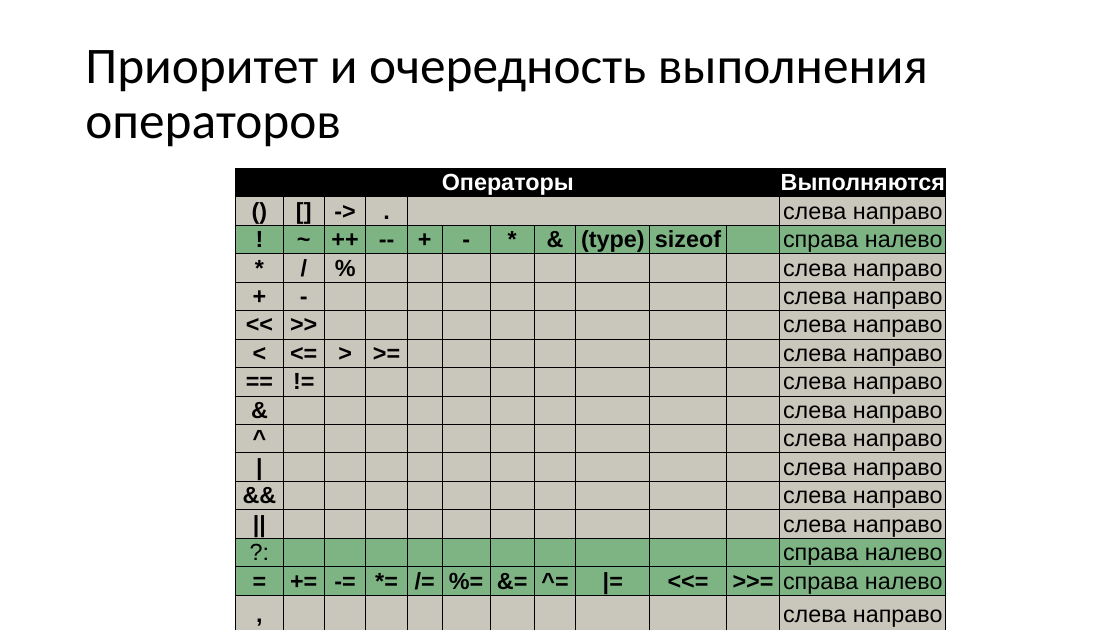
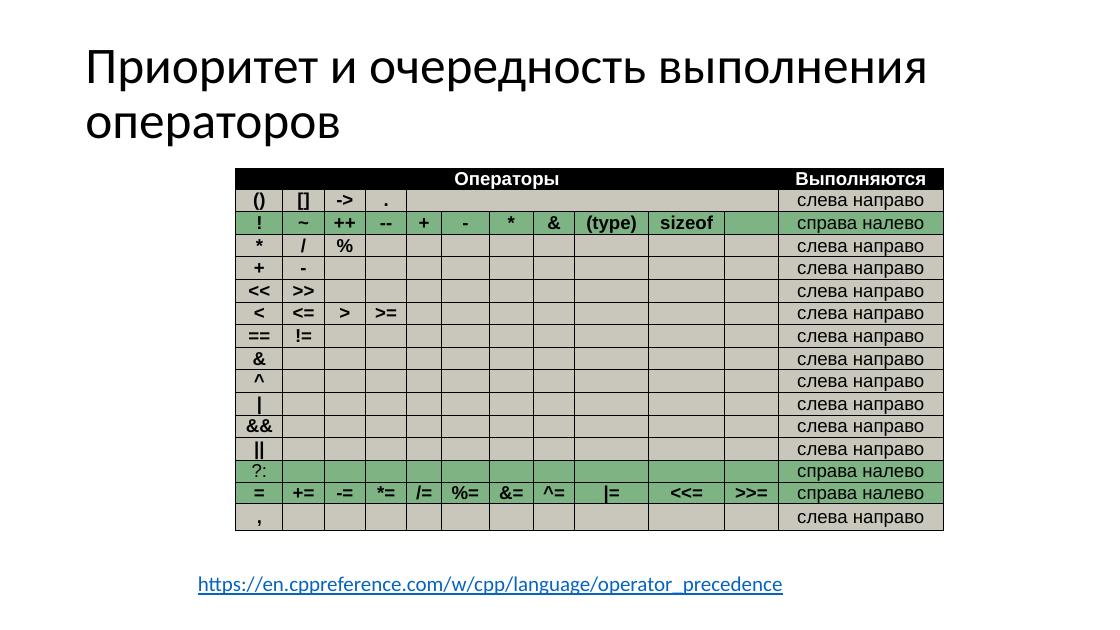
Before and after one commit to alexey-malov/oop, a slide deck: slide 68 of lectures/01/Синтаксис C++.pptx (slide 67 before the commit). Drawn at 1120x630 pixels with LibreOffice and Linux fonts; fonts in the diff are those of the drawing. Boxes give left, top, right and bottom in pixels: in the first picture for what was removed or moved away, otherwise in the second. Text is boxed around its words. In the diff, an @@ line names an element or a change of style, - is before the commit and + after.

```diff
--- a/lectures/01/Синтаксис C++.pptx
+++ b/lectures/01/Синтаксис C++.pptx
@@ table at (x1=236, y1=169, x2=945, y2=532) @@
@@ size 20 to 16 pt @@
@@ text added at (x1=198, y1=576, x2=783, y2=595), 18 pt, text #0563C1, underline @@
+https://en.cppreference.com/w/cpp/language/operator_precedence
```
Also in this commit, not shown: 7 other slides changed, 1 slide added.
